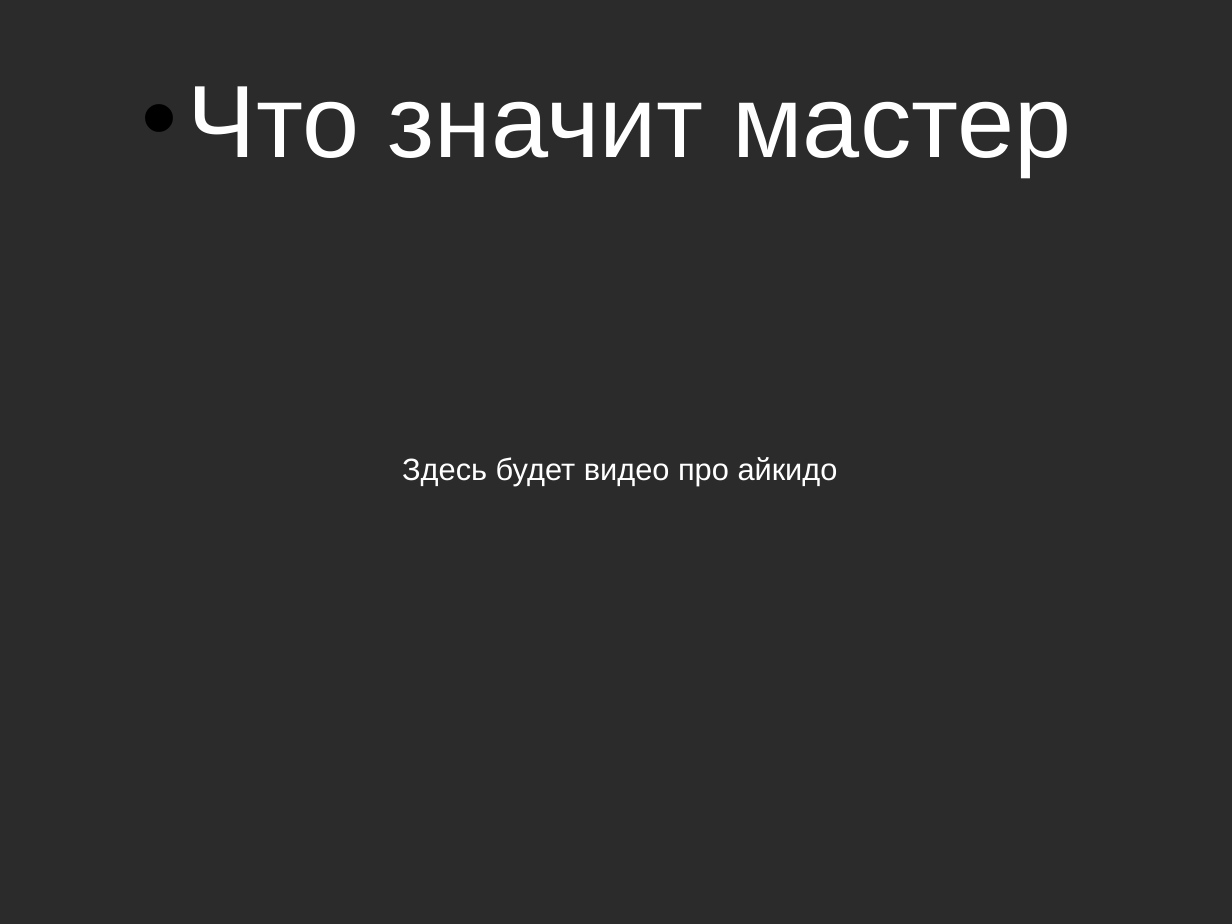
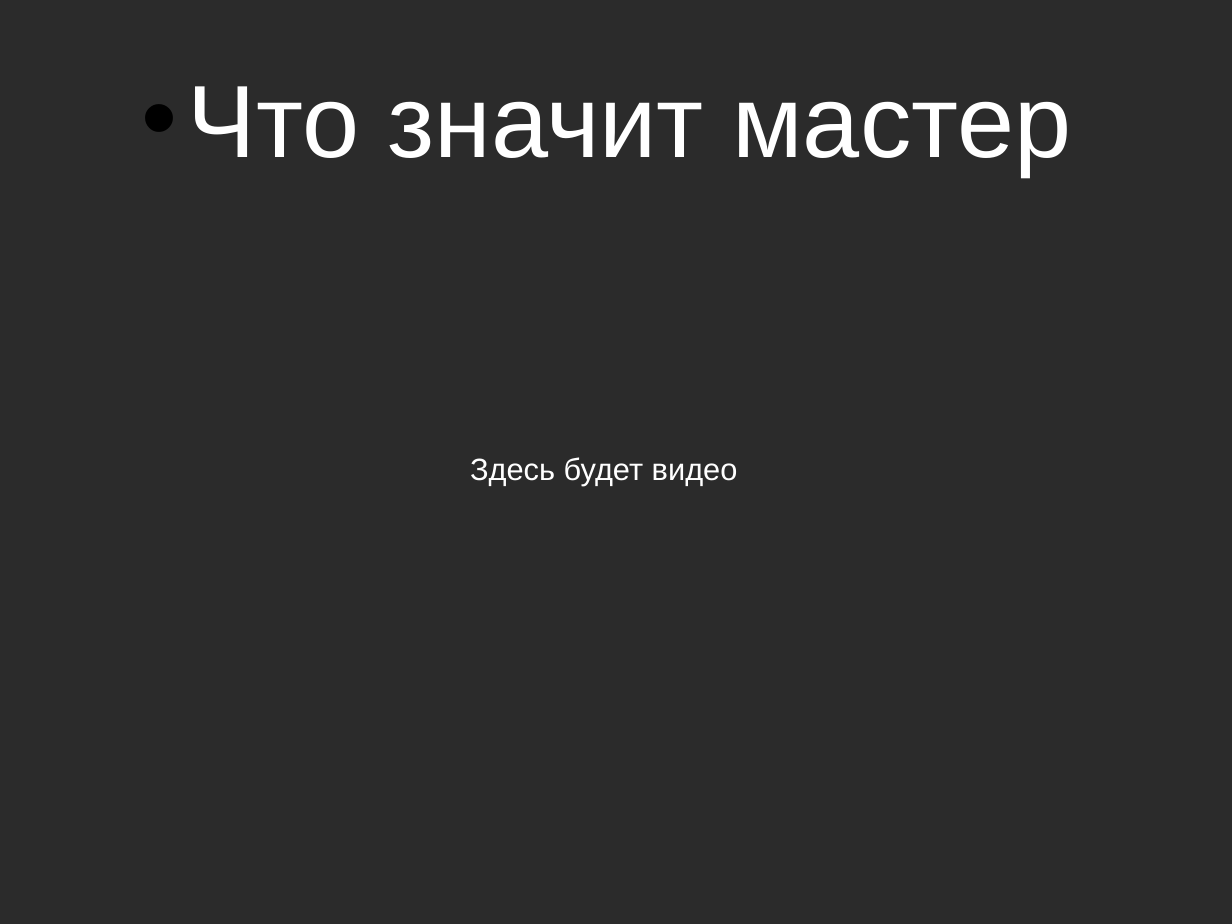
Before and after one commit to asolntsev/presentations, a slide deck: slide 49 of ui-tests/the_fast_and_the_continuous.seleniumcamp2014.odp (slide 45 before the commit). Drawn at 1232x924 pixels with LibreOffice and Linux fonts; fonts in the diff are those of the drawing; background and template pictures are left out; a plain dark background stands for a picture behind light text. Boxes give left, top, right and bottom in pixels: in the first picture for what was removed or moved away, otherwise in the second. Text is boxed around its words. In the diff, an @@ line names an element or a change of style, - is before the commit and + after.

```diff
--- a/ui-tests/the_fast_and_the_continuous.seleniumcamp2014.odp
+++ b/ui-tests/the_fast_and_the_continuous.seleniumcamp2014.odp
@@ text at box(470, 457, 738, 486): text changed @@
-Здесь будет видео про айкидо
+Здесь будет видео
```
Also in this commit, not shown: 16 other slides changed, 4 slides added.
